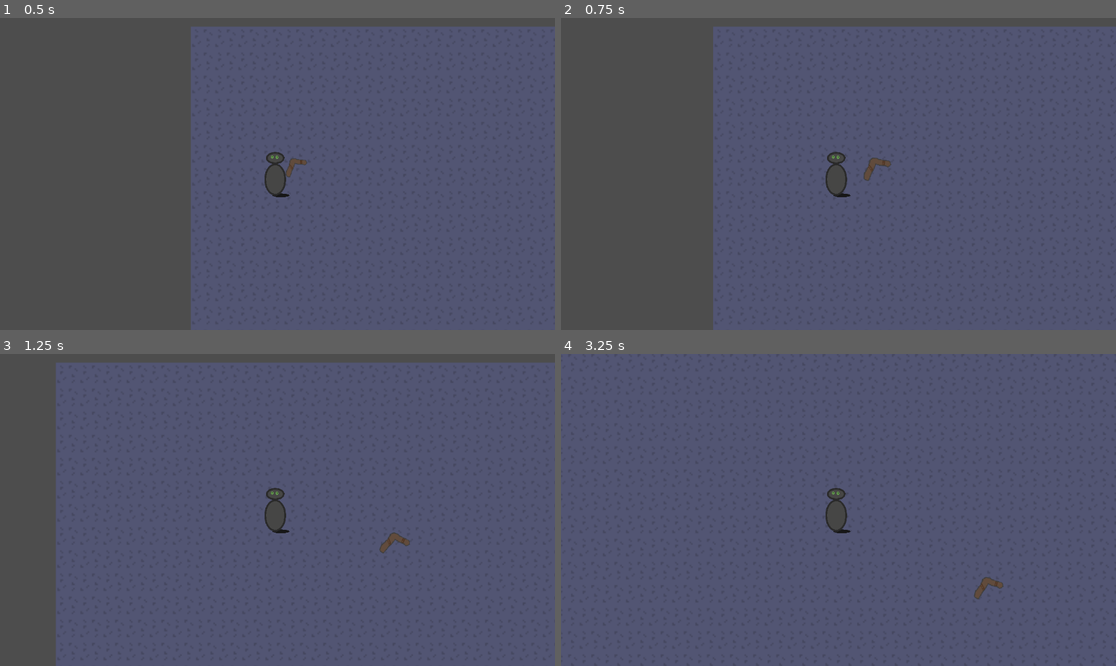
Above: before the commit, frames 1-4 (two rows, left to right).
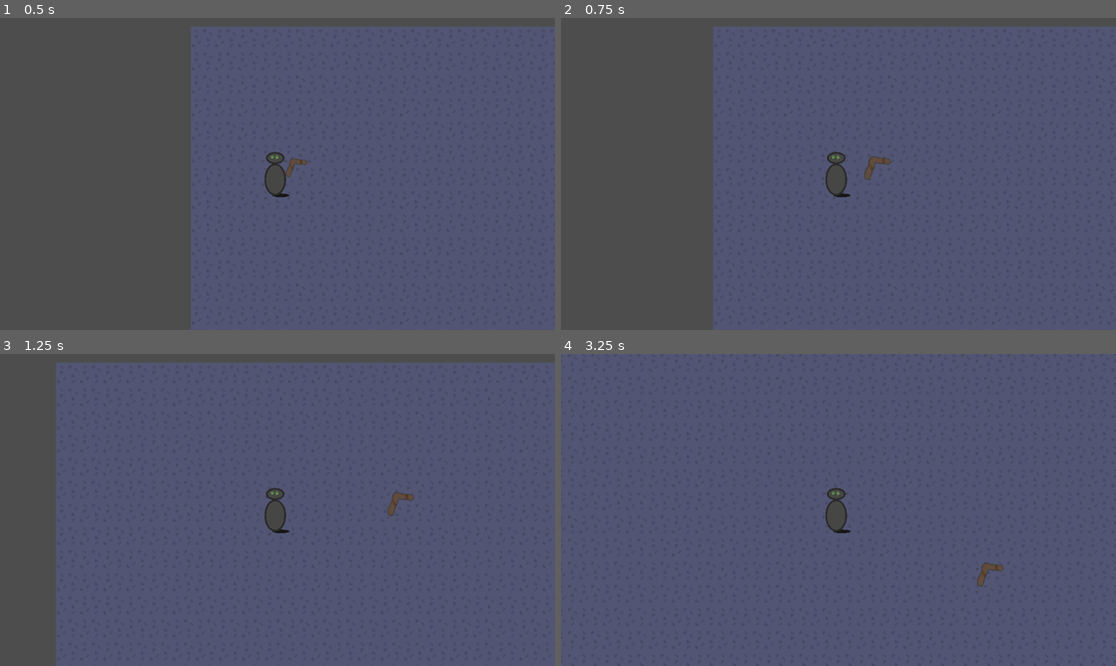
Above: after the commit, the same moments.

Repository: Jacob-Hawksley/Boomerang-Battleground
Game: Godot game, scene res://node.tscn
Same seed, same stepped clock (60 frames per second), same inputs: the game is played once before the commit and once after it.
Inputs:
- Up to frame 1 (0.5 s): no input
- Up to frame 2 (0.75 s): tap Enter at 0.5 s; hold D (right) from 0.53 s (still down); tap Space (shoot) at 0.6 s
- Up to frame 3 (1.25 s): keep holding D (right)
- Up to frame 4 (3.25 s): release D (right) at 1.28 s; hold S (down) 1.28-2.03 s; tap Space (shoot) at 1.35, 2.1, 2.85 s; hold D (right) 2.03-2.78 s; hold W (up) from 2.78 s (still down)

Frame 1 is identical in both runs. In frame 2, less than 0.1% of the frame differs, in the area x 54-60%, y 44-53%; in frame 3, 0.3%, in the area x 68-75%, y 44-64%; in frame 4, 0.3%.

Commit message:
Update boomerang_area.gd

Diff:
--- a/boomerang_area.gd
+++ b/boomerang_area.gd
@@ -5,7 +5,7 @@
 
 func _physics_process(delta: float) -> void:
 	position += transform.x * speed * delta
-	rotation += 0.01
+
 
 func _on_Bullet_body_entered(body):
 	queue_free()
